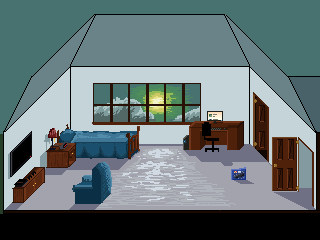
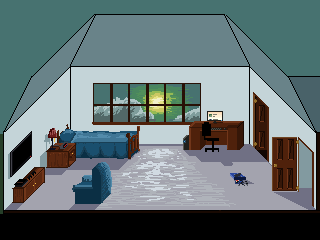
Comparing the layer stacks of the two (320, 240) images. Changes:
showed "lego box contents spilt", painted on it over (x1=230, y1=167, x2=248, y2=186)
